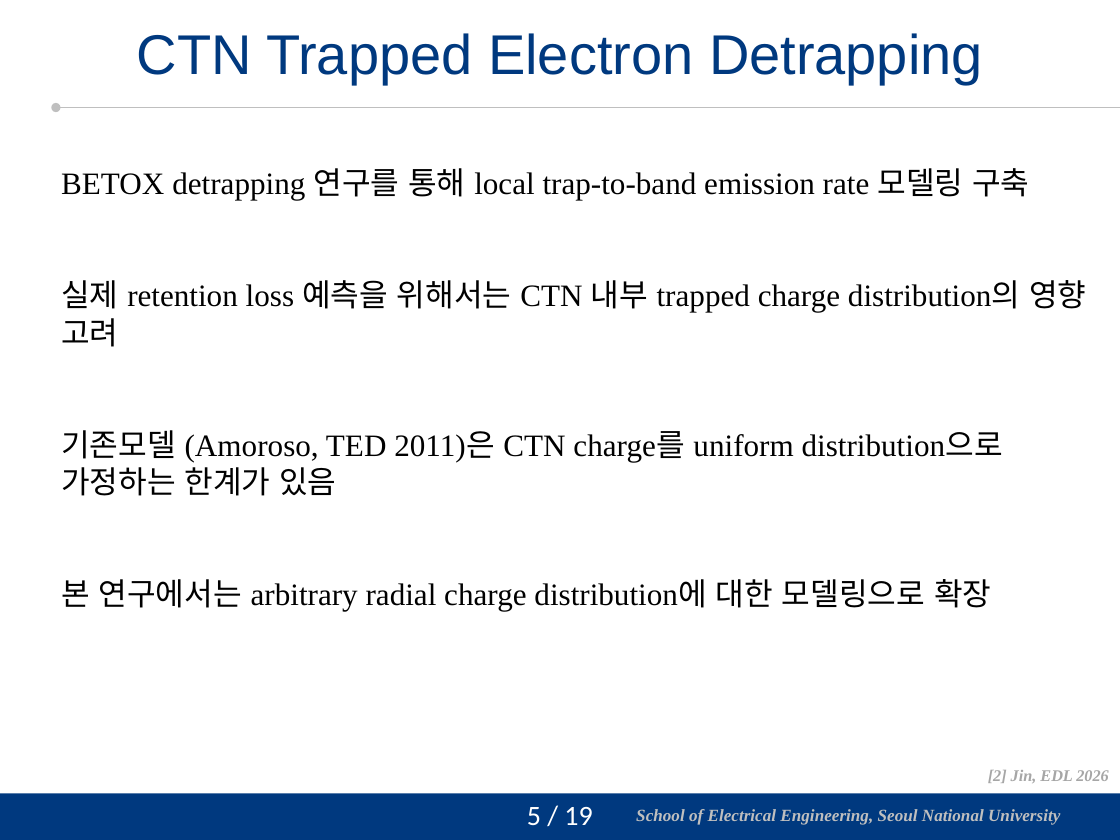
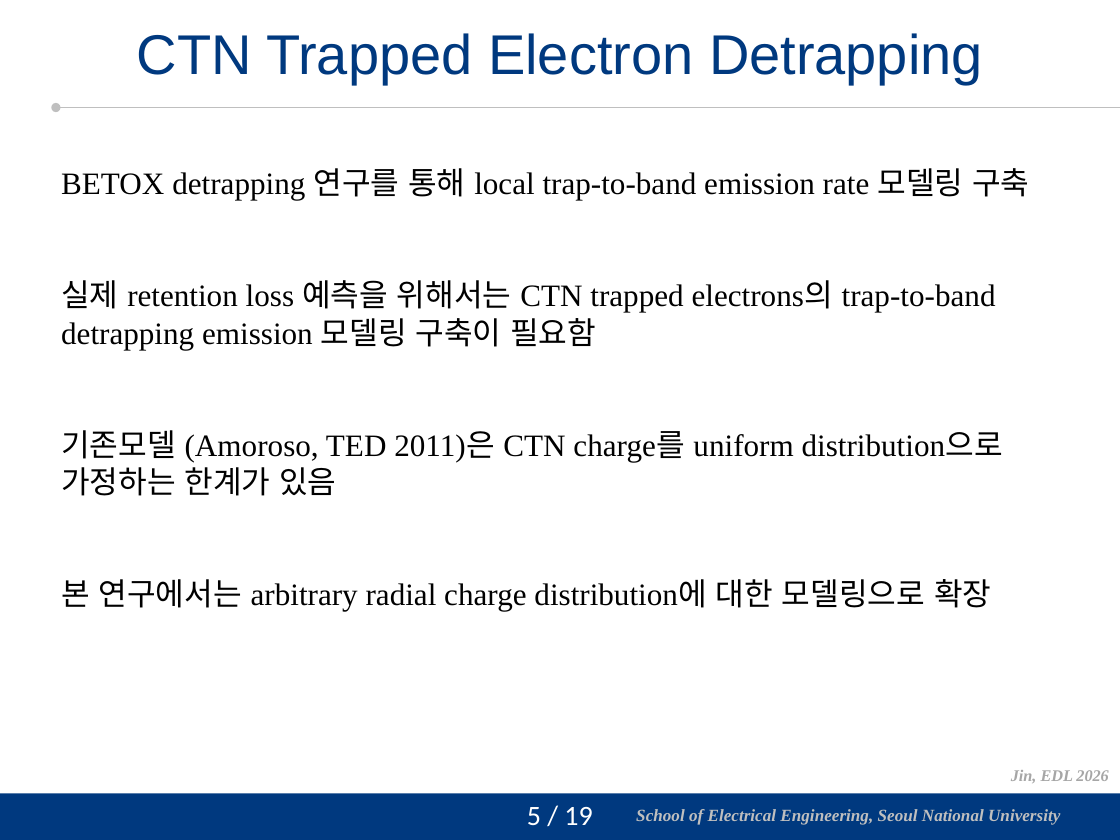
Before and after one commit to vectorcont62-dev/Graduation-SNU-MS, a slide deck: slide 6 of 진명 석사졸업 연구 정리 초안.pptx. Drawn at 1120x840 pixels with LibreOffice and Linux fonts; fonts in the diff are those of the drawing; background and template pictures are left out. Boxes give left, top, right and bottom in pixels: in the first picture for what was removed or moved away, otherwise in the second. Text is boxed around its words. In the diff, an @@ line names an element or a change of style, - is before the commit and + after.

```diff
--- a/진명 석사졸업 연구 정리 초안.pptx
+++ b/진명 석사졸업 연구 정리 초안.pptx
@@ text at (x1=61, y1=280, x2=996, y2=350): text changed @@
-실제 retention loss 예측을 위해서는 CTN 내부 trapped charge distribution의 영향 고려
+실제 retention loss 예측을 위해서는 CTN trapped electrons의 trap-to-band detrapping emission 모델링 구축이 필요함
@@ text at (x1=1011, y1=770, x2=1108, y2=783): text changed @@
-[2] Jin, EDL 2026
+Jin, EDL 2026
```
Also in this commit, not shown: 17 other slides changed, 31 other files.
